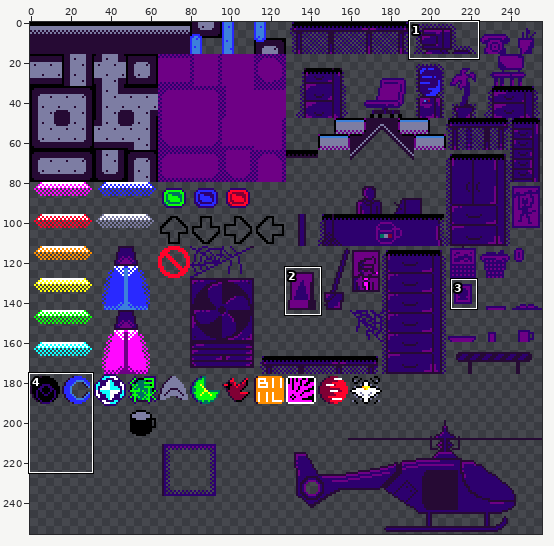
One commit to this sprite sheet: textures/tilesets/tileset1.png. Above, an overview of the earlier version with the close-up marked.
Close-up. Before the edit:
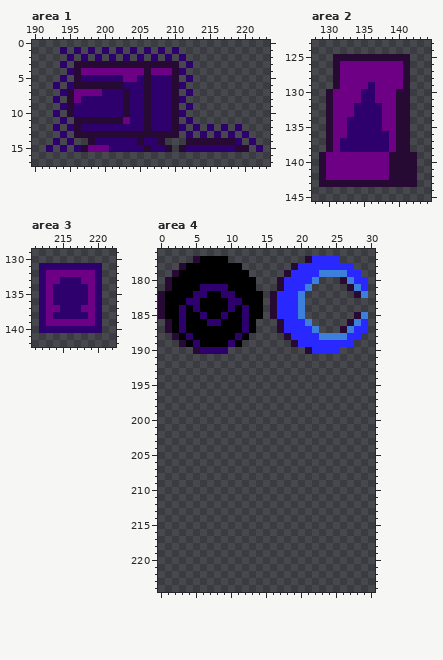
The file is 256x256 pixels. Shown: area 1: x 190..223, y 0..17; area 2: x 128..144, y 123..145; area 3: x 211..222, y 129..142; area 4: x 0..30, y 176..224. The commit also changed other parts of the picture, which this record leaves out.
And afterwards:
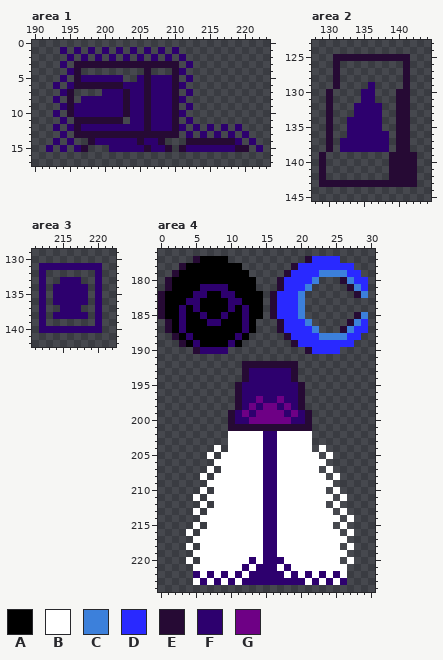
Palette (. is transparent): A #000000  B #ffffff  C #3c80db  D #2929ff  E #260a34  F #2d006e  G #6e0085
The edit:
Area 1:
y 4: x 197..205 GGGGGGGGG -> .........; x 207..209 GGG -> ...
y 5: x 203..204 GG -> ..
y 7: x 196..199 GGGG -> ....
y 8: x 196 G -> .
y 11: x 203 G -> .
y 15: x 198..200 GGG -> ...
Area 2:
y 126..128: x 132..140 GGGGGGGGG -> .........
y 129: x 132..135 GGGG -> ....; x 137..140 GGGG -> ....
y 130..131: x 131..134 GGGG -> ....; x 137..139 GGG -> ...
y 132..133: x 131..133 GGG -> ...; x 138..139 GG -> ..
y 134..135: x 131..132 GG -> ..; x 138..139 GG -> ..
y 136: x 131..132 GG -> ..; x 139 G -> .
y 137..138: x 131 G -> .; x 139 G -> .
y 139..142: x 130..138 GGGGGGGGG -> .........
Area 3:
y 132: x 213..219 GGGGGGG -> .......
y 133: x 213..214 GG -> ..; x 218..219 GG -> ..
y 134..136: x 213 G -> .; x 219 G -> .
y 137: x 213..214 GG -> ..; x 218..219 GG -> ..
y 138: x 213 G -> .; x 219 G -> .
y 139: x 213..219 GGGGGGG -> .......
Area 4:
y 192: x 12..19 ........ -> EEEEEEEE
y 193..194: x 12..19 ........ -> EFFFFFFE
y 195..196: x 11..20 .......... -> EFFFFFFFFE
y 197: x 11..20 .......... -> EFFGFFGFFE
y 198: x 11..20 .......... -> EFGFGGFGFE
y 199: x 10..21 ............ -> EFGFGGGGFGFE
y 200: x 10..21 ............ -> EFFGGGGGGFFE
y 201: x 10..21 ............ -> EEEEEEEEEEEE
y 202..203: x 10..21 ............ -> BBBBBFFBBBBB
y 204: x 8 . -> B; x 10..21 ............ -> BBBBBFFBBBBB; x 23 . -> B
y 205: x 7 . -> B; x 9..22 .............. -> BBBBBBFFBBBBBB; x 24 . -> B
y 206: x 8..23 ................ -> BBBBBBBFFBBBBBBB
y 207: x 7 . -> B; x 9..22 .............. -> BBBBBBFFBBBBBB; x 24 . -> B
y 208: x 6 . -> B; x 8..23 ................ -> BBBBBBBFFBBBBBBB; x 25 . -> B
y 209: x 7..24 .................. -> BBBBBBBBFFBBBBBBBB
y 210: x 6 . -> B; x 8..23 ................ -> BBBBBBBFFBBBBBBB; x 25 . -> B
y 211: x 5 . -> B; x 7..24 .................. -> BBBBBBBBFFBBBBBBBB; x 26 . -> B
y 212: x 6 . -> B; x 8..23 ................ -> BBBBBBBFFBBBBBBB; x 25 . -> B
y 213: x 5 . -> B; x 7..24 .................. -> BBBBBBBBFFBBBBBBBB; x 26 . -> B
y 214: x 6..25 .................... -> BBBBBBBBBFFBBBBBBBBB; x 27 . -> B
y 215: x 5 . -> B; x 7..24 .................. -> BBBBBBBBFFBBBBBBBB; x 26 . -> B
y 216: x 4 . -> B; x 6..25 .................... -> BBBBBBBBBFFBBBBBBBBB; x 27 . -> B
y 217: x 5..26 ...................... -> BBBBBBBBBBFFBBBBBBBBBB
y 218: x 4 . -> B; x 6..25 .................... -> BBBBBBBBBFFBBBBBBBBB; x 27 . -> B
y 219: x 5..26 ...................... -> BBBBBBBBBBFFBBBBBBBBBB
y 220: x 4 . -> B; x 6..25 .................... -> BBBBBBBFBFFFBBBBBBBB; x 27 . -> B
y 221: x 5..26 ...................... -> BBBBBBBFBFFFBFBBBBBBBB
y 222: x 5..26 ...................... -> FBFBFBFBFFFFFBFBFBFBFB
y 223: x 5..26 ...................... -> BFBFBFBFFFFFFFFFBFBFBF
Where, in picture pixels (left, top, right, bottom), the same in both close-ups:
erased: (74, 68, 172, 124)
erased: (88, 145, 109, 152)
erased: (326, 61, 403, 180)
erased: (46, 270, 95, 326)
added: (186, 361, 354, 585)
